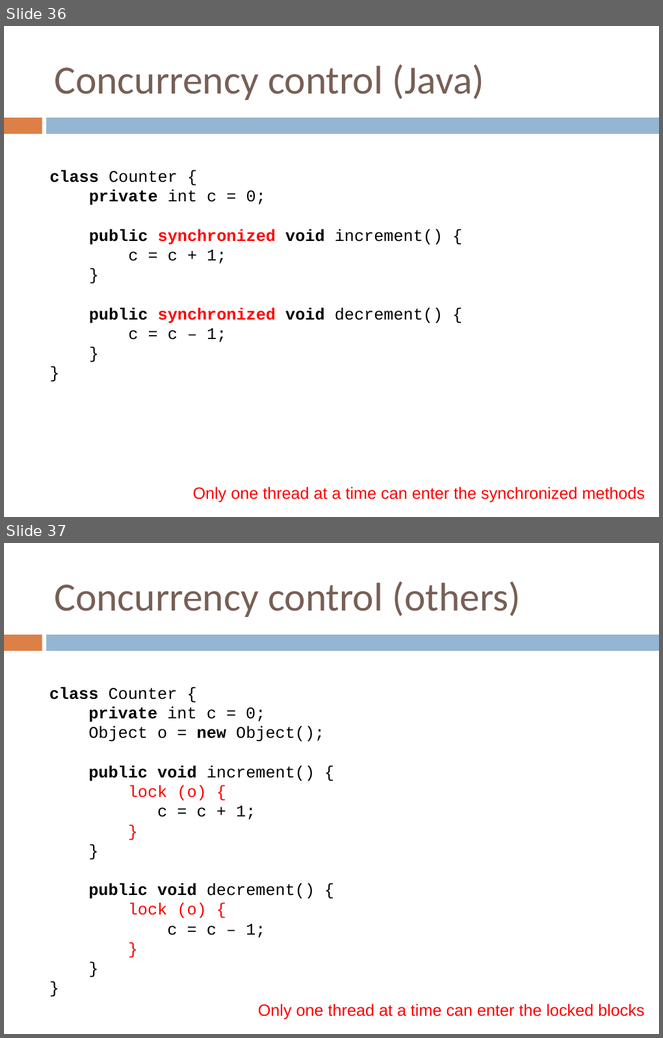
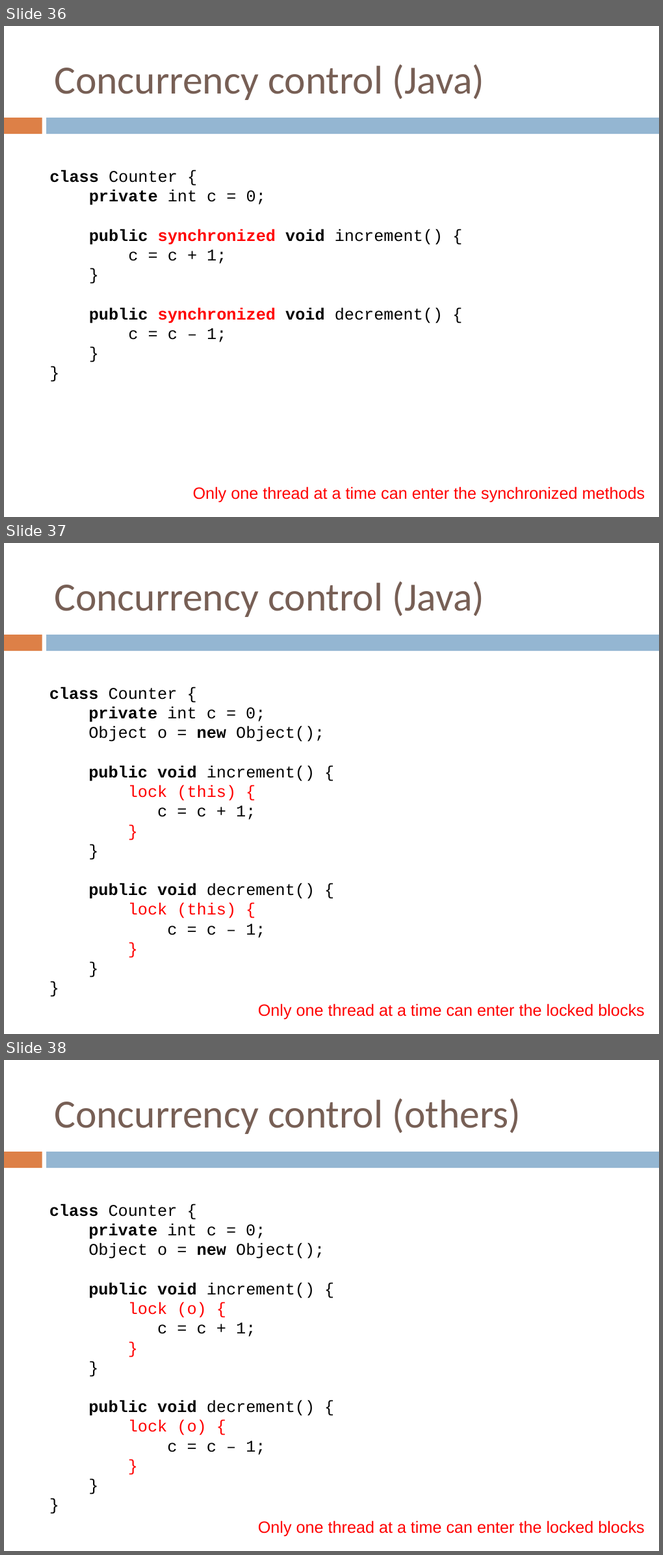
Before and after one commit to crista/EPS-slides, a slide deck: EPS-Concurrency1.ppt. Shown one above the other, each under a label of ours: slides 36 and 37 before the commit, slides 36, 37 and 38 after it. The pictures are 663x1038 and 663x1555 pixels, drawn with LibreOffice and Linux fonts; fonts in the diff are those of the drawing. Boxes give left, top, right and bottom in pixels: in the first picture for what was removed or moved away, otherwise in the second. Text is boxed around its words. In the diff, an @@ line names an element or a change of style, - is before the commit and + after.

Commit message:
Fixed some bugs in the concurrency slides

```diff
--- a/EPS-Concurrency1.ppt
+++ b/EPS-Concurrency1.ppt
@@ slide 37 added at [4, 543, 659, 1034], background #FFFFFF; not listed: 2 template elements that a slide beside it also shows @@
@@ title added at [54, 581, 484, 617], 44 pt, text #775F55 @@
+Concurrency control (Java)
@@ text added at [50, 687, 324, 938], 18 pt, text #000000 @@
+class Counter {
+private int c = 0;
+Object o = new Object();
+public void increment() {
+lock (this) {
+c = c + 1;
+}
+}
+public void decrement() {
+lock (this) {
+c = c – 1;
+}
+}
+}
@@ text added at [258, 1004, 644, 1020], 18 pt, text #FF0000 @@
+Only one thread at a time can enter the locked blocks
@@ what was slide 37 is now slide 38 @@
```
Also in this commit, not shown: 5 slides changed, 1 other slide added, 1 other file.
